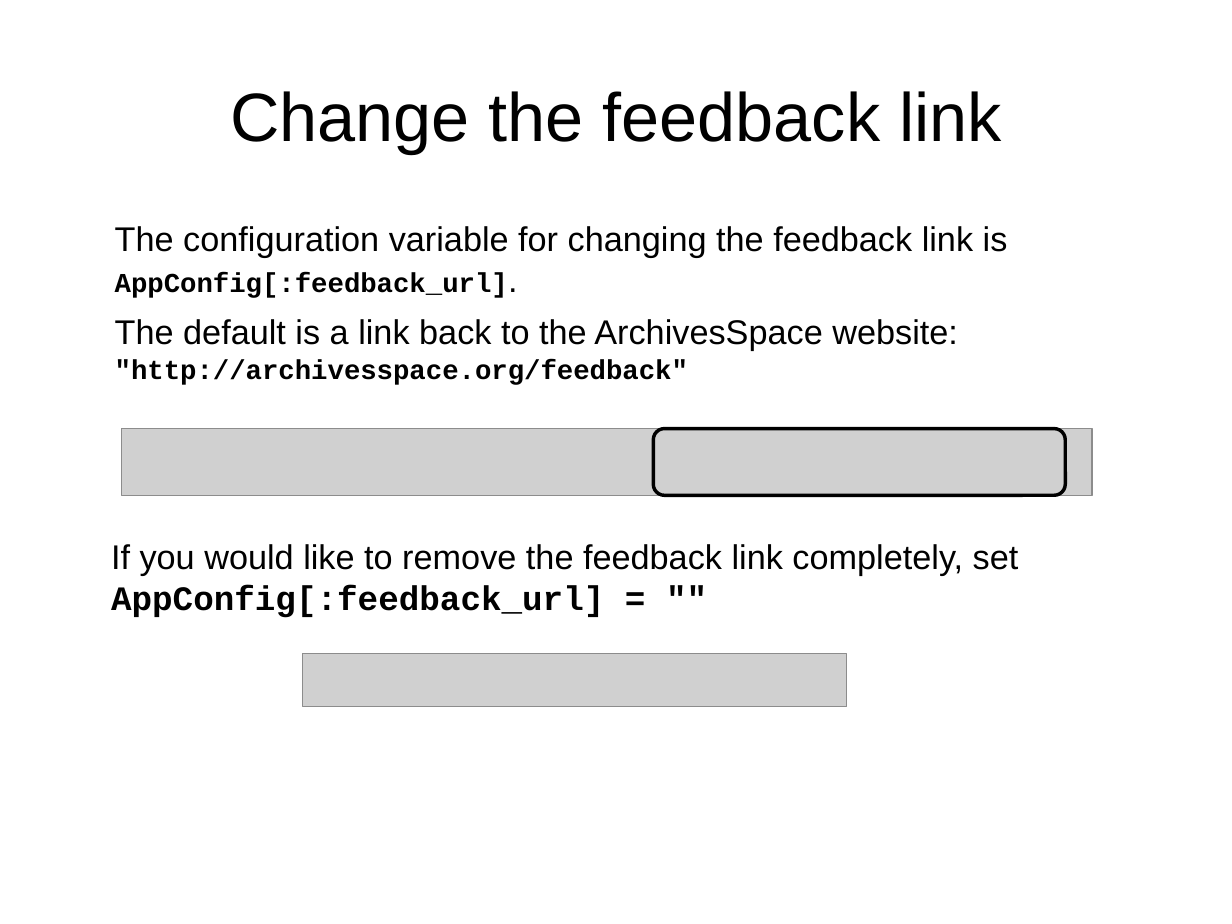
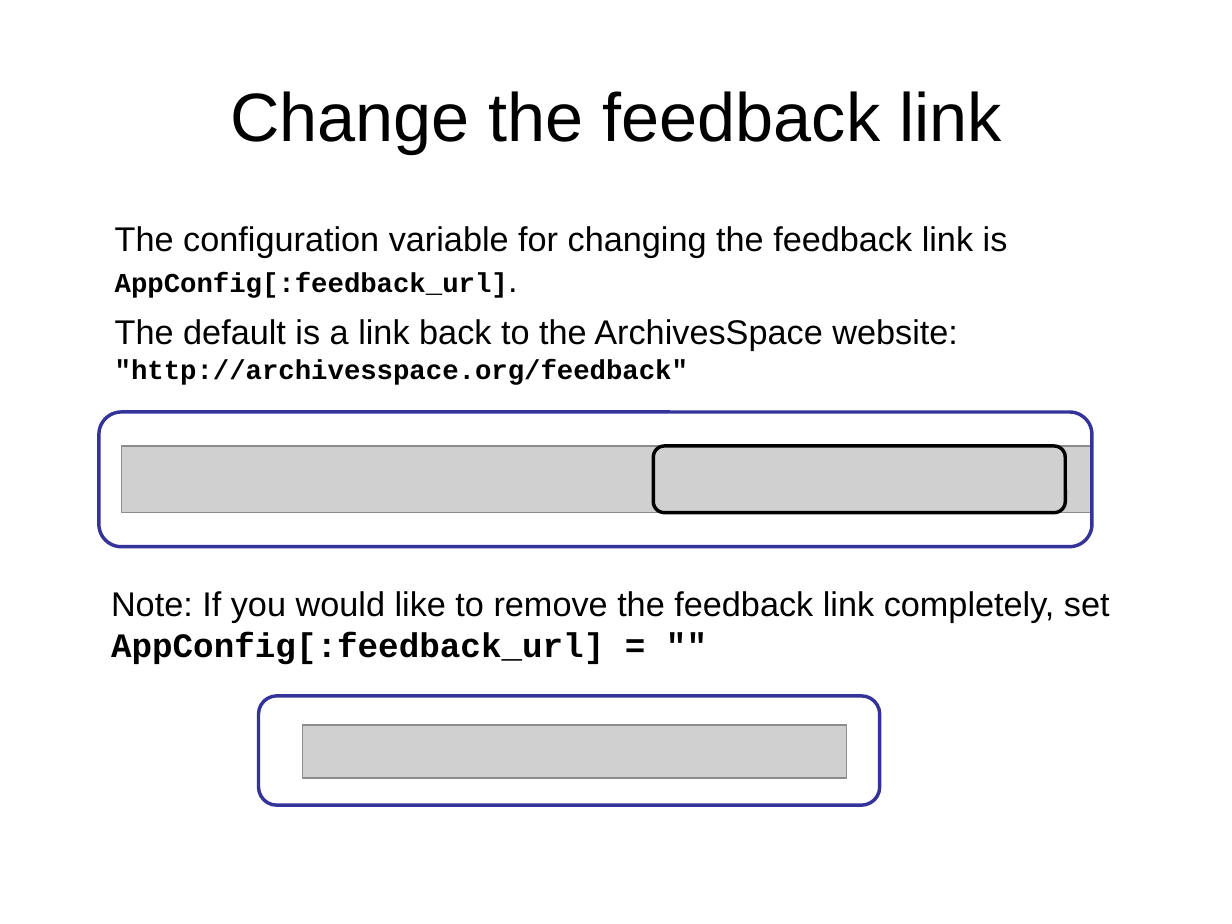
Before and after one commit to archivesspace/tech-docs, a slide deck: slide 12 of customization/customizing_PUI_examples/OnlineForumCustomizing.pptx (slide 10 before the commit). Drawn at 1232x924 pixels with LibreOffice and Linux fonts; fonts in the diff are those of the drawing; grey boxes stand for pictures; background and template pictures are left out. Boxes give left, top, right and bottom in pixels: in the first picture for what was removed or moved away, otherwise in the second. Text is boxed around its words. In the diff, an @@ line names an element or a change of style, - is before the commit and + after.

```diff
--- a/customization/customizing_PUI_examples/OnlineForumCustomizing.pptx
+++ b/customization/customizing_PUI_examples/OnlineForumCustomizing.pptx
@@ rounded rectangle added at (99, 411, 1092, 546), outline #333399 2 pt @@
@@ picture: place and size @@
-picture at (122, 429, 1093, 495)
+picture at (122, 446, 1093, 513)
@@ rounded rectangle: place and size @@
-rounded rectangle at (653, 429, 1064, 495)
+rounded rectangle at (653, 446, 1064, 513)
@@ text "Note: If you would like ...": place and size @@
-text "Note: If you would like ..." at (111, 544, 1019, 618)
+text "Note: If you would like ..." at (111, 591, 1110, 665)
@@ text at (111, 591, 1110, 622): text changed @@
-If you would like to remove the feedback link completely, set
+Note: If you would like to remove the feedback link completely, set
@@ rounded rectangle added at (259, 696, 880, 806), outline #333399 2 pt @@
@@ picture: place and size @@
-picture at (303, 654, 848, 707)
+picture at (303, 726, 848, 779)
```
Also in this commit, not shown: 27 other slides changed, 6 slides added, 1 slide removed, 2 other files.
